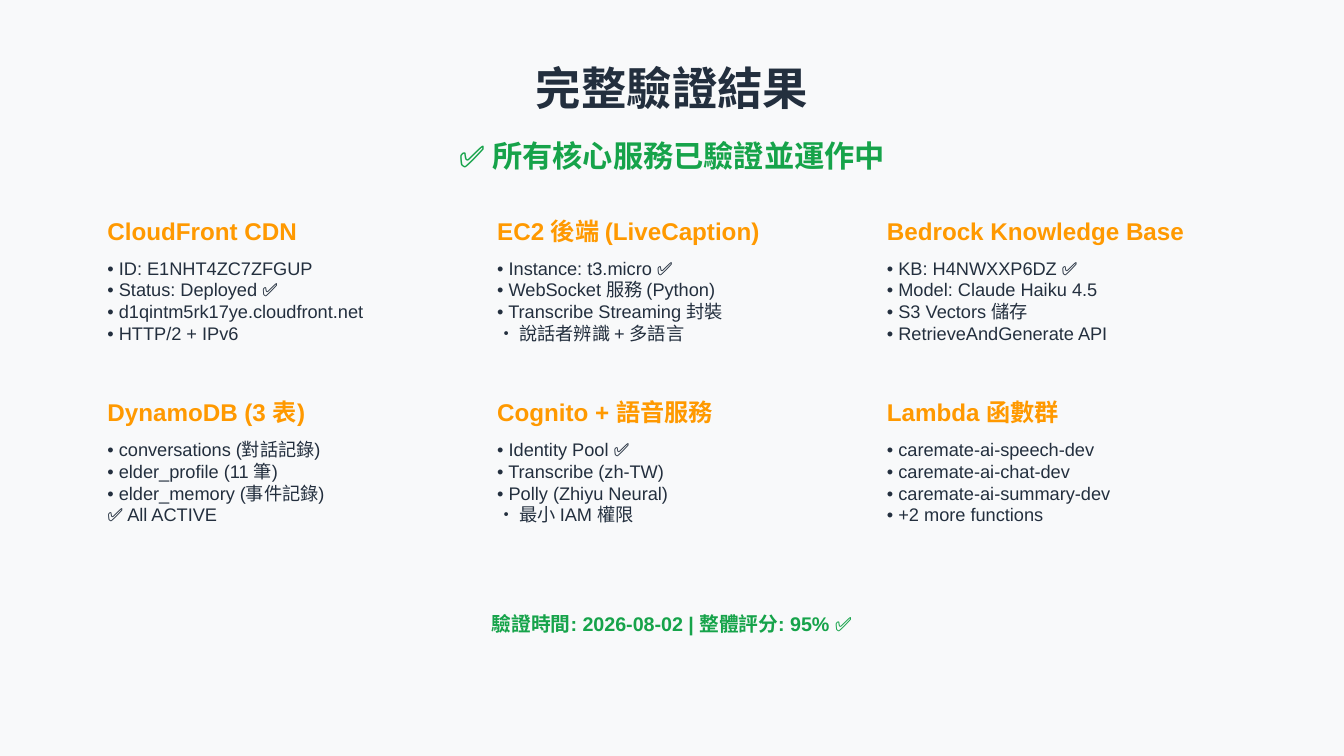
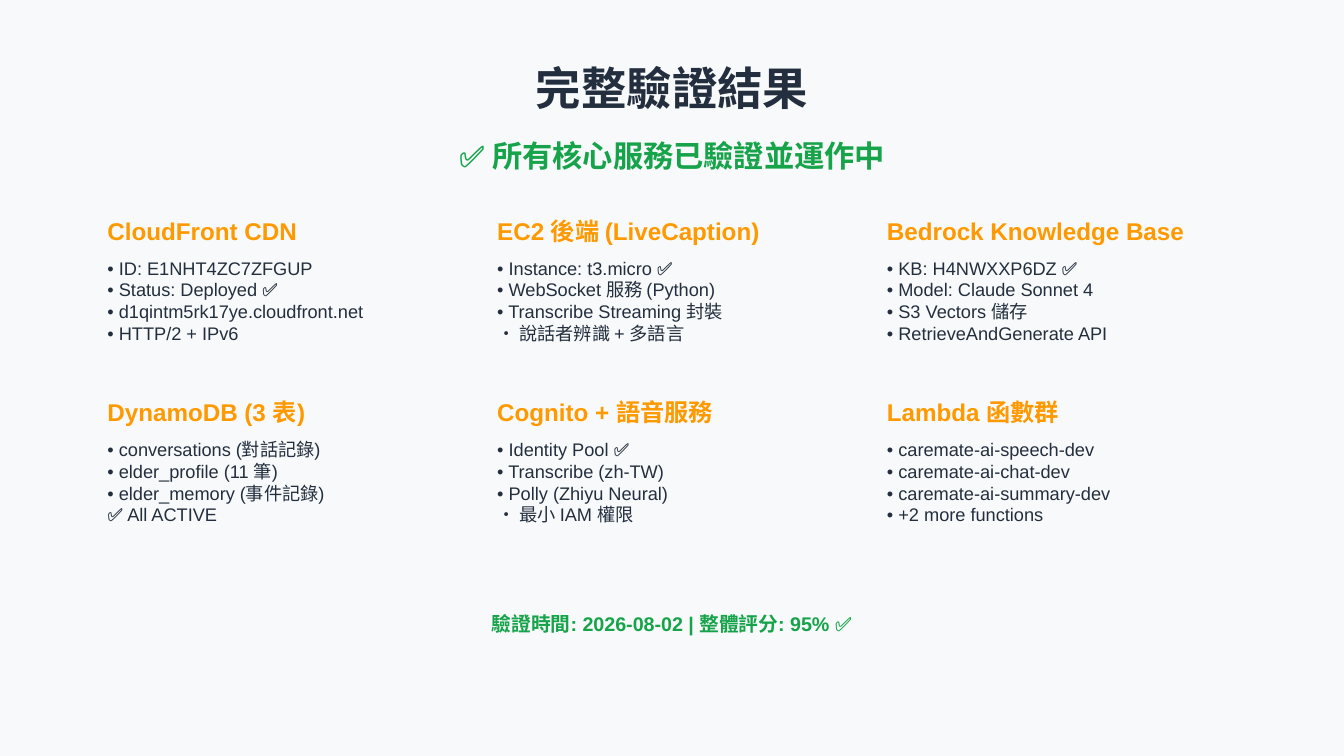
Before and after one commit to linjinhsien/Profit-Prophet, a slide deck: slide 2 of docs/architecture-verification/Profit-Prophet-完整驗證.pptx. Drawn at 1344x756 pixels with LibreOffice and Linux fonts; fonts in the diff are those of the drawing. Boxes give left, top, right and bottom in pixels: in the first picture for what was removed or moved away, otherwise in the second. Text is boxed around its words. In the diff, an @@ line names an element or a change of style, - is before the commit and + after.

```diff
--- a/docs/architecture-verification/Profit-Prophet-完整驗證.pptx
+++ b/docs/architecture-verification/Profit-Prophet-完整驗證.pptx
@@ text at <box>898,282,1093,296</box>: text changed @@
-• Model: Claude Haiku 4.5
+• Model: Claude Sonnet 4
```
Also in this commit, not shown: 2 other slides changed, 6 other files.
